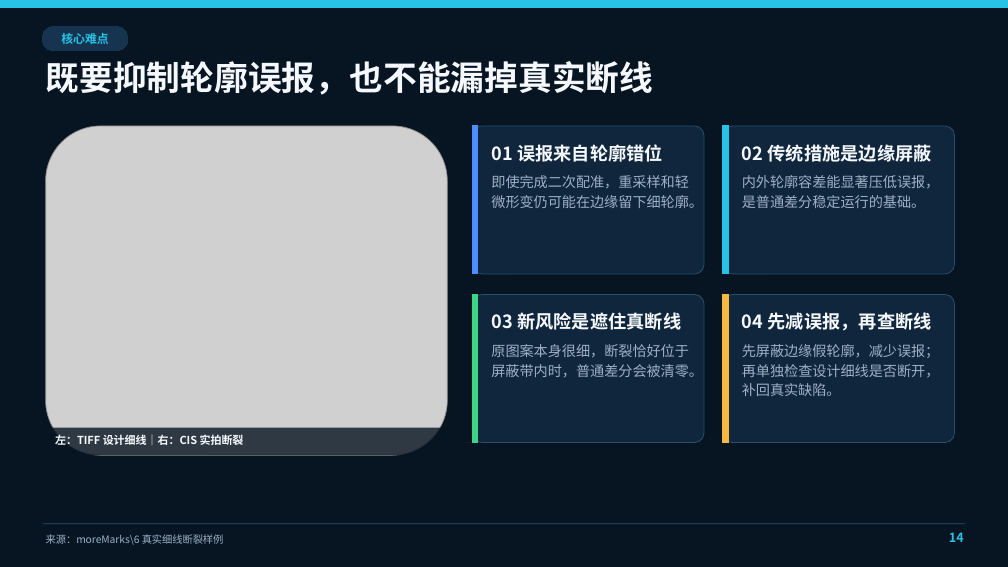
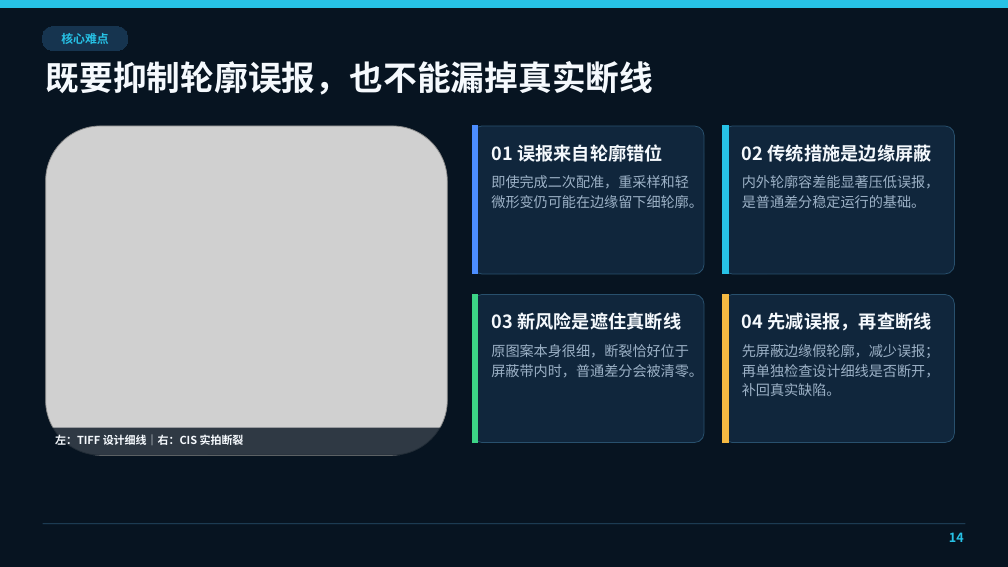
Before and after one commit to Kevin-ykg/CIS_WebInspector, a slide deck: slide 15 of outputs/CIS_WebInspector项目技术汇报.pptx. Drawn at 1008x567 pixels with LibreOffice and Linux fonts; fonts in the diff are those of the drawing; grey boxes stand for pictures. Boxes give left, top, right and bottom in pixels: in the first picture for what was removed or moved away, otherwise in the second. Text is boxed around its words. In the diff, an @@ line names an element or a change of style, - is before the commit and + after.

Commit message:
V3.0重点优化细线断裂缺陷的处理逻辑

```diff
--- a/outputs/CIS_WebInspector项目技术汇报.pptx
+++ b/outputs/CIS_WebInspector项目技术汇报.pptx
@@ text removed at [46, 534, 224, 545] @@
-来源：moreMarks\6 真实细线断裂样例
```
Also in this commit, not shown: 22 other slides changed, 10 other files.
